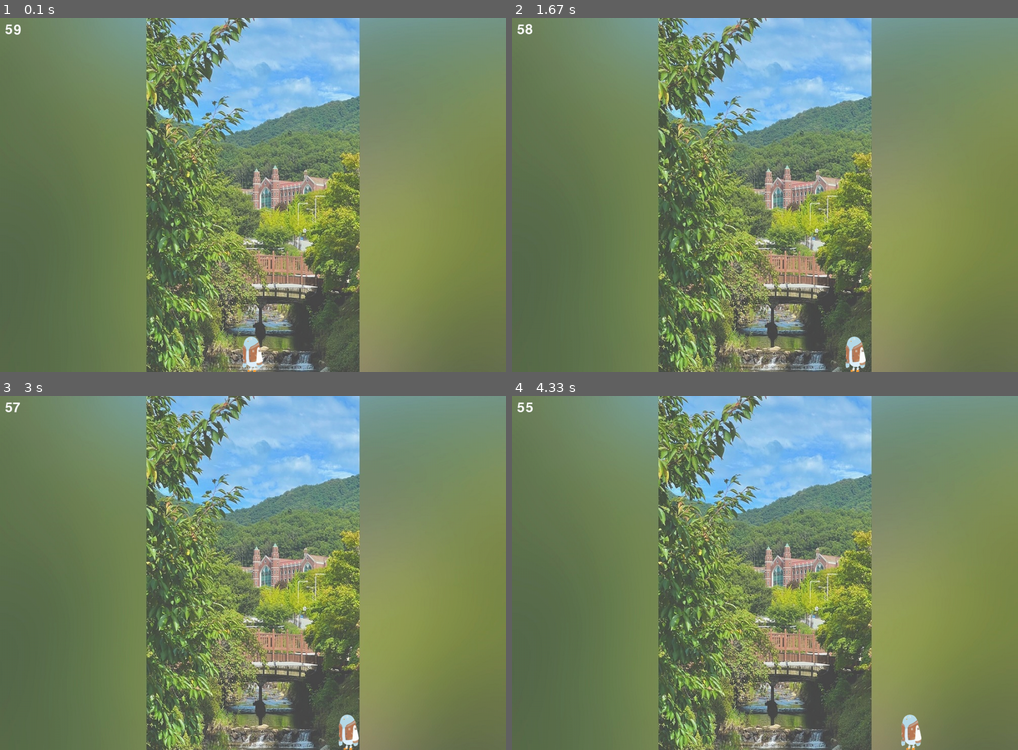
Above: before the commit, frames 1-4 (two rows, left to right).
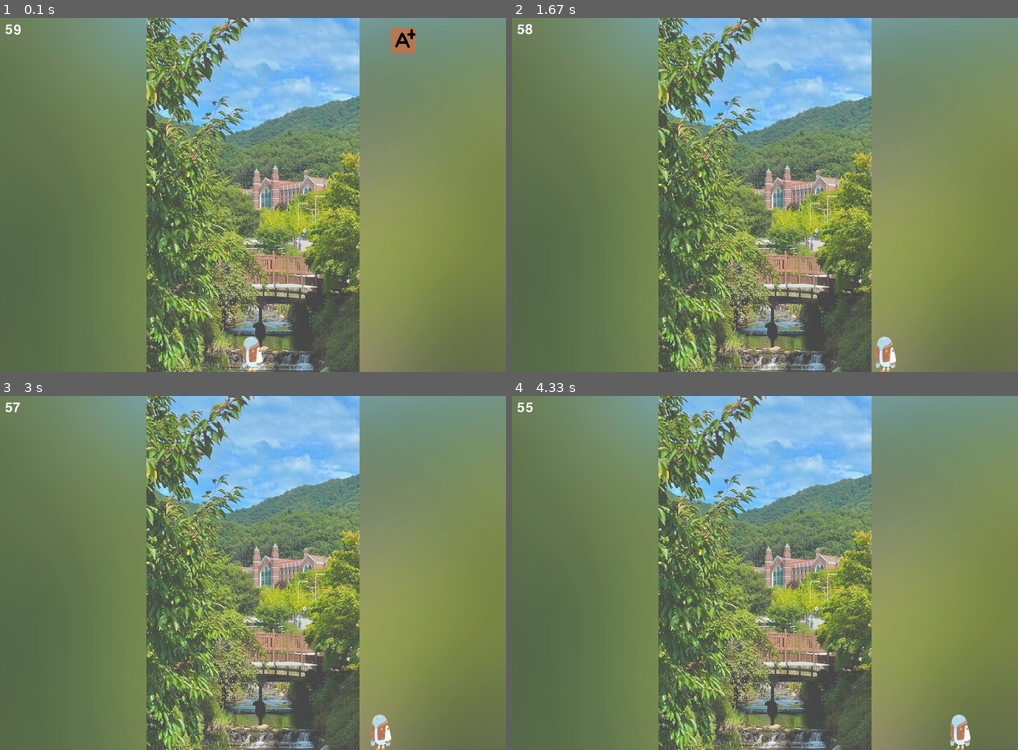
Above: after the commit, the same moments.

Repository: Burna0912/team_project
Game: pygame game, started from workspace/boo_pygame.py
The game is run twice, just before and just after one commit, with the same random seed, the same clock (stepped at 60 frames per second) and the same inputs.
Inputs:
- Up to frame 1 (0.1 s): no input
- Up to frame 2 (1.67 s): hold Right 0.33-0.8 s; hold Right 0.83-1.3 s; hold Left from 1.33 s (still down)
- Up to frame 3 (3 s): release Left at 1.87 s; hold Left 1.9-2.3 s; hold Right 2.33-2.97 s
- Up to frame 4 (4.33 s): hold Left 3-3.47 s; hold Right 3.5-3.97 s; hold Right from 4 s (still down)

The runs differ from the first frame. In frame 1, 0.4% of the frame differs, in the area x 77-83%, y 2-10%; in frame 2, 0.6%; in frame 3, 0.6%; in frame 4, 0.6%, in the area x 76-91%, y 90-100%.

Commit message:
boo_speed edit

Diff:
--- a/workspace/boo_pygame.py
+++ b/workspace/boo_pygame.py
@@ -30,15 +30,22 @@
 BOO_height = BOO_size[1]
 BOO_x_position = screen_width/2-BOO_width/2 #화면 가로 크기의 절반에 해당하도록, 중앙에 놓이도록
 BOO_y_position = screen_height-BOO_height #화면 맨 아래에 캐릭터를 설치
+BOO_speed = 0.4
 
 
 # 학점(A+, B+, C+, D+, F) 설정
+A = pygame.image.load("./../resource/images/scores/autumn_A.png")
+A_size = A.get_rect().size # 이미지의 크기를 구해옴
+A_width = A_size[0] # 캐릭터의 가로 크기
+A_height = A_size[1] # 캐릭터의 세로 크기
+A_x_pos = random.randint(0, screen_width - A_width)
+A_y_pos = random.randint(-100, 0)
+A_speed = 10
 
 # 이동 좌표 설정
 to_x, to_y = 0, 0
 
 # 이동 속도 설정 (캐릭터, A+, B+, C+, D+, F, 대쉬)
-
 
 
 # 폰트 정의
@@ -66,9 +73,9 @@
         # 키보드 입력 설정
         if event.type == pygame.KEYDOWN:
             if event.key == pygame.K_LEFT:
-                to_x -= 5
+                to_x -= BOO_speed
             elif event.key == pygame.K_RIGHT:
-                to_x += 5
+                to_x += BOO_speed
 
         if event.type == pygame.KEYUP:
             if event.key == pygame.K_LEFT or event.key == pygame.K_RIGHT:
@@ -80,8 +87,14 @@
     elif BOO_x_position > screen_width-BOO_width:
         BOO_x_position =screen_width-BOO_width
 
-    BOO_x_position += to_x
+    BOO_x_position += to_x * dt
+
     # 캐릭터 위치 정의 (좌, 우로만 움직이며 대쉬가 있음)
+    A_y_pos += A_speed
+    if A_y_pos > screen_height:
+        A_y_pos = random.randint(-10000, 0)
+        A_x_pos = random.randint(0, screen_width - A_width)
+
 
     # 학점 위치 정의 (A+, B+, C+, D+, F마다 다르게 설정)
 
@@ -102,6 +115,7 @@
         screen.blit(timer, (-100, -100))
 
     screen.blit(BOO_brown, (BOO_x_position,BOO_y_position)) #부를 화면에 출력
+    screen.blit(A, (A_x_pos, A_y_pos))
 
 
 
